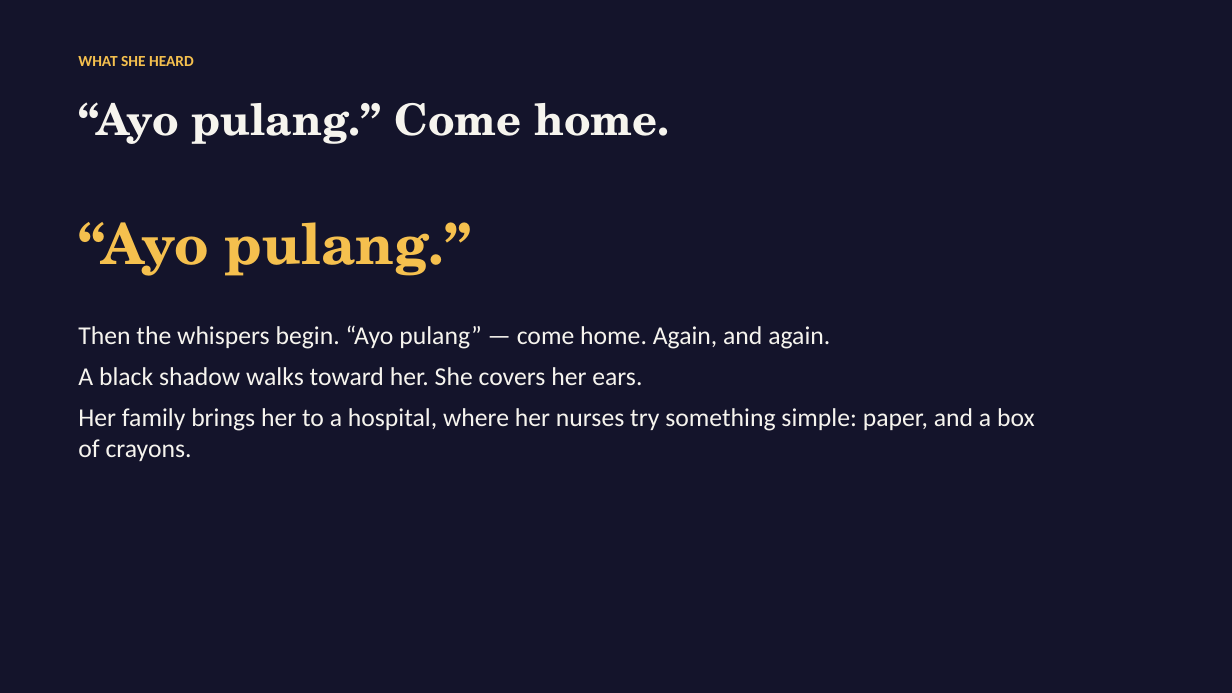
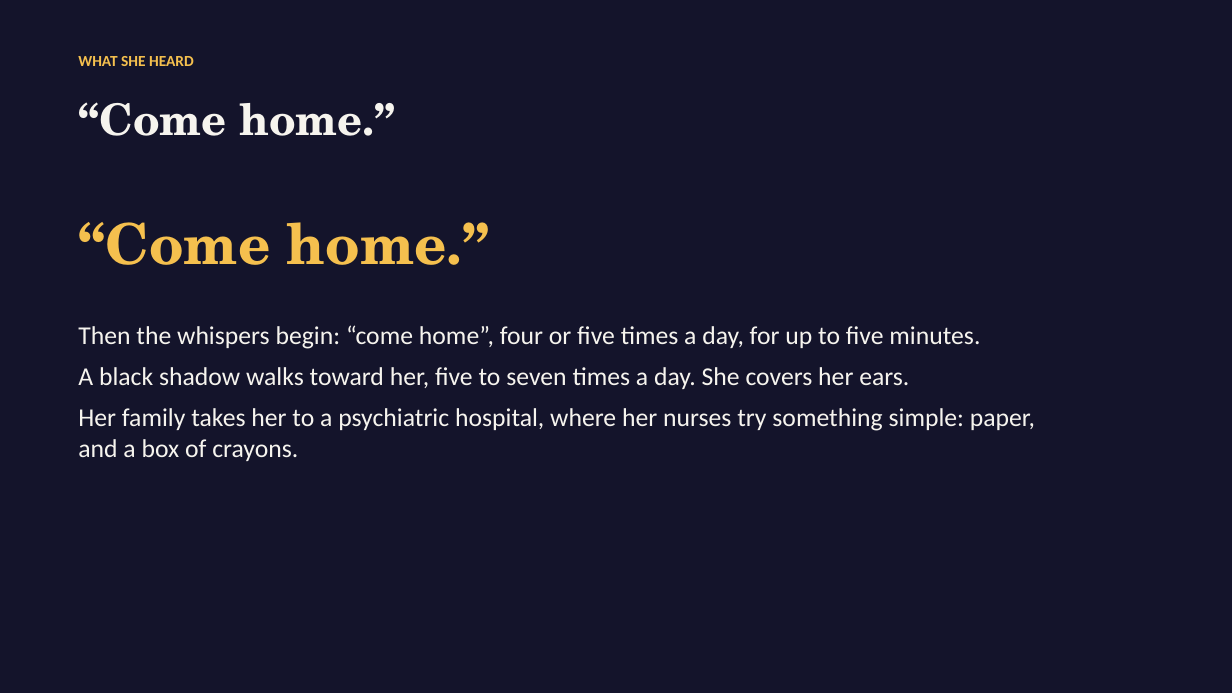
Before and after one commit to Atatron/Say-It-Louder, a slide deck: slide 3 of deck/You_Yourself_Pitch.pptx. Drawn at 1232x693 pixels with LibreOffice and Linux fonts; fonts in the diff are those of the drawing. Boxes give left, top, right and bottom in pixels: in the first picture for what was removed or moved away, otherwise in the second. Text is boxed around its words. In the diff, an @@ line names an element or a change of style, - is before the commit and + after.

```diff
--- a/deck/You_Yourself_Pitch.pptx
+++ b/deck/You_Yourself_Pitch.pptx
@@ text at <box>78,102,396,136</box>: text changed @@
-“Ayo pulang.” Come home.
+“Come home.”
@@ text at <box>78,222,490,265</box>: text changed @@
-“Ayo pulang.”
+“Come home.”
@@ text at <box>78,325,1035,461</box>: text changed @@
-Then the whispers begin. “Ayo pulang” — come home. Again, and again.
-A black shadow walks toward her. She covers her ears.
-Her family brings her to a hospital, where her nurses try something simple: paper, and a box of crayons.
+Then the whispers begin: “come home”, four or five times a day, for up to five minutes.
+A black shadow walks toward her, five to seven times a day. She covers her ears.
+Her family takes her to a psychiatric hospital, where her nurses try something simple: paper, and a box of crayons.
```
Also in this commit, not shown: 4 other slides changed, 25 other files.
